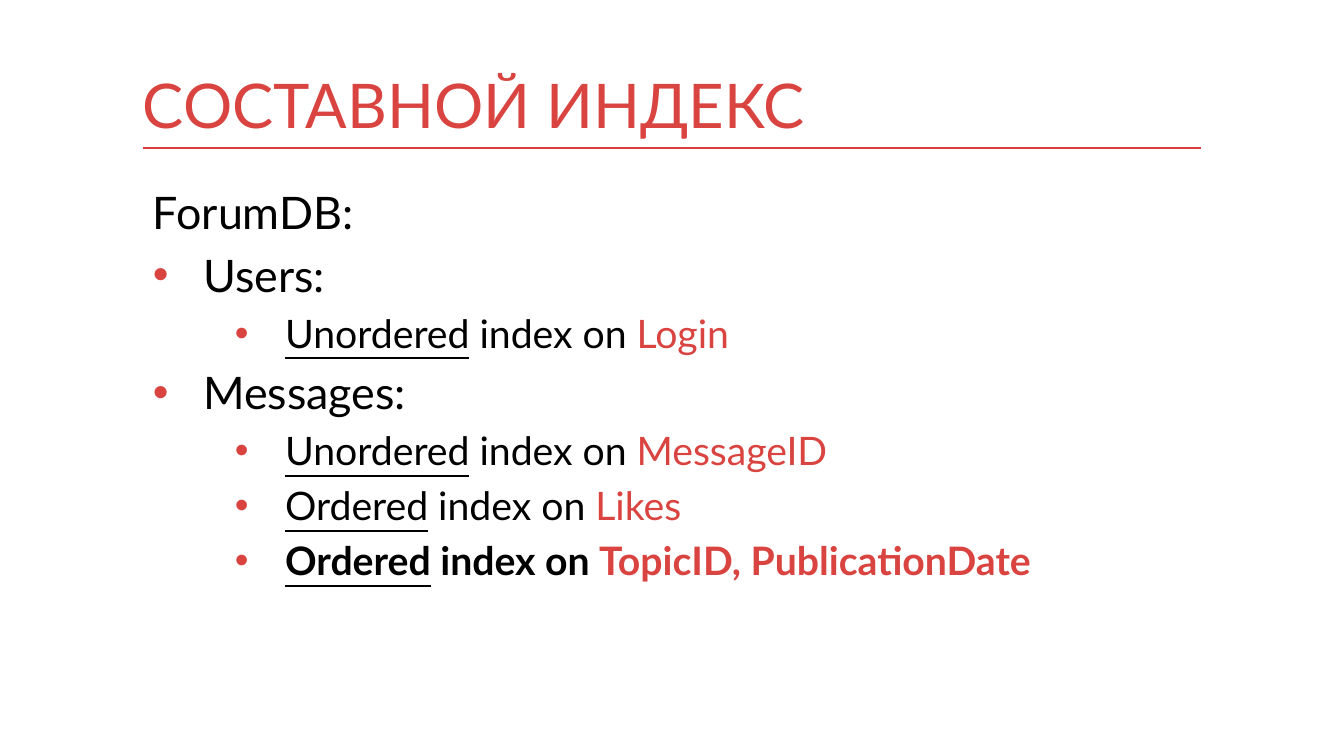
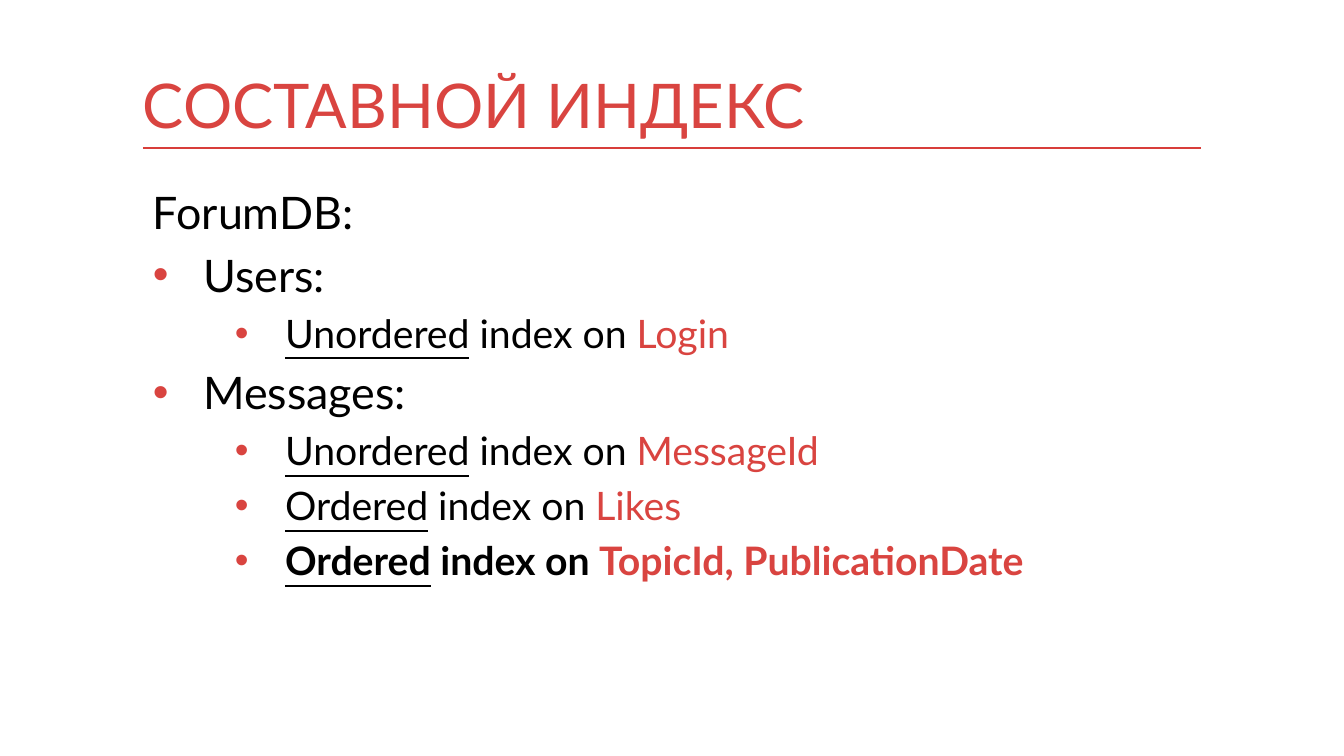
Before and after one commit to mnenorm74/web-game, a slide deck: slide 49 of db.pptx (slide 33 before the commit). Drawn at 1344x756 pixels with LibreOffice and Linux fonts; fonts in the diff are those of the drawing. Boxes give left, top, right and bottom in pixels: in the first picture for what was removed or moved away, otherwise in the second. Text is boxed around its words. In the diff, an @@ line names an element or a change of style, - is before the commit and + after.

```diff
--- a/db.pptx
+++ b/db.pptx
@@ text at [285,436,819,472]: text changed @@
-  • Unordered index on MessageID
+  • Unordered index on MessageId
@@ text at [285,546,1023,582]: text changed @@
-  • Ordered index on TopicID, PublicationDate
+  • Ordered index on TopicId, PublicationDate
```
Also in this commit, not shown: 39 other slides changed, 28 slides added, 3 slides removed, 2 other files.
